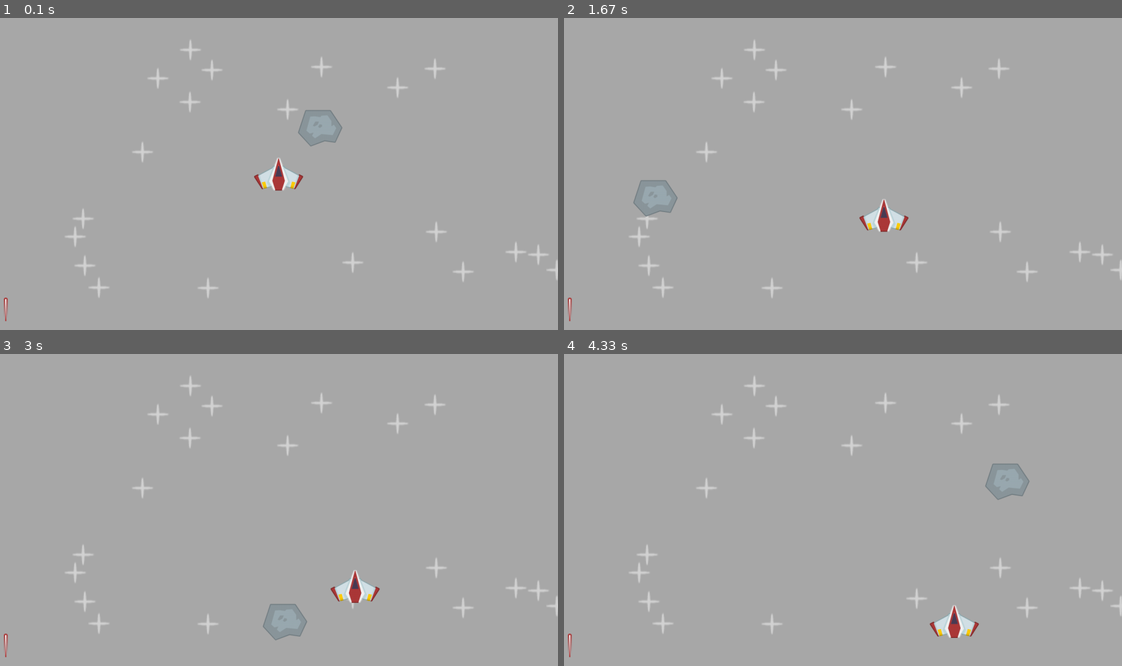
Above: before the commit, frames 1-4 (two rows, left to right).
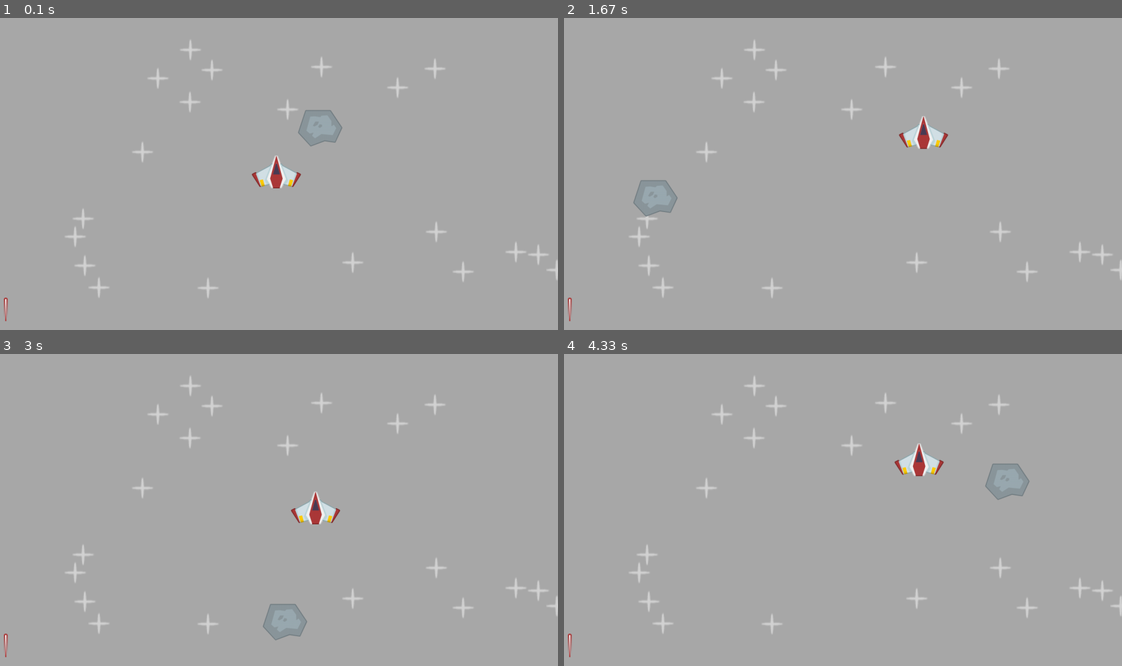
Above: after the commit, the same moments.

Repository: notJunius/introtopygame
Game: pygame game, started from space shooter/code/main.py
Same seed, same stepped clock (60 frames per second), same inputs: the game is played once before the commit and once after it.
Inputs:
- Up to frame 1 (0.1 s): no input
- Up to frame 2 (1.67 s): tap Space at 0.33 s; hold D 0.67-1.13 s; hold W 1.17-1.47 s; hold D from 1.5 s (still down)
- Up to frame 3 (3 s): release D at 1.97 s; hold A 2-2.53 s; hold S 2.57-2.87 s; hold A from 2.9 s (still down)
- Up to frame 4 (4.33 s): release A at 3.3 s; hold W 3.33-3.7 s; hold D from 3.73 s (still down)

The runs differ from the first frame. In frame 1, 0.4% of the frame differs, in the area x 45-55%, y 44-56%; in frame 2, 1.0%, in the area x 52-69%, y 31-69%; in frame 3, 1.0%; in frame 4, 1.0%.

Commit message:
got movement

Diff:
--- a/space shooter/code/main.py
+++ b/space shooter/code/main.py
@@ -1,6 +1,7 @@
 from os.path import join
 from random import randint
 import pygame
+from pygame.mixer_music import play
 
 #general setup
 pygame.init()
@@ -13,7 +14,8 @@
 #player stuff
 player_surf = pygame.image.load(join('images', 'player.png')).convert_alpha()
 player_rect = player_surf.get_frect(center = (WINDOW_WIDTH / 2, WINDOW_HEIGHT / 2))
-player_direction = pygame.Vector2(1, 1)
+player_direction = pygame.Vector2(0, 0)
+player_speed = 300
 
 #star stuff
 star_surf = pygame.image.load(join('images', 'star.png')).convert_alpha()
@@ -37,13 +39,25 @@
 
 while running:
     #event loop
-    clock.tick(60)
+    dt = clock.tick(60) / 1000
     for event in pygame.event.get():
         if event.type == pygame.QUIT:
             running = False
 
     #i'm gonna put game logic here
-    player_rect.center += player_direction
+
+    #this is gonna be where i get input
+    keys = pygame.key.get_pressed()
+    player_direction.x = int(keys[pygame.K_d]) - int(keys[pygame.K_a])
+    player_direction.y = int(keys[pygame.K_s]) - int(keys[pygame.K_w])
+    #normalize speed up and down
+    player_direction = player_direction.normalize() if player_direction else player_direction
+
+    if pygame.key.get_just_pressed()[pygame.K_SPACE]:
+        print("fire laser")
+
+
+    player_rect.center += player_direction * player_speed * dt
 
     #meteor movement logic
     meteor_rect.center += meteor_direction * meteor_speed
@@ -67,4 +81,4 @@
 
 pygame.quit()
 
-# left off at 1 hr 14 min 59 seconds
+# left off at 1 hr 54 min 28 seconds
